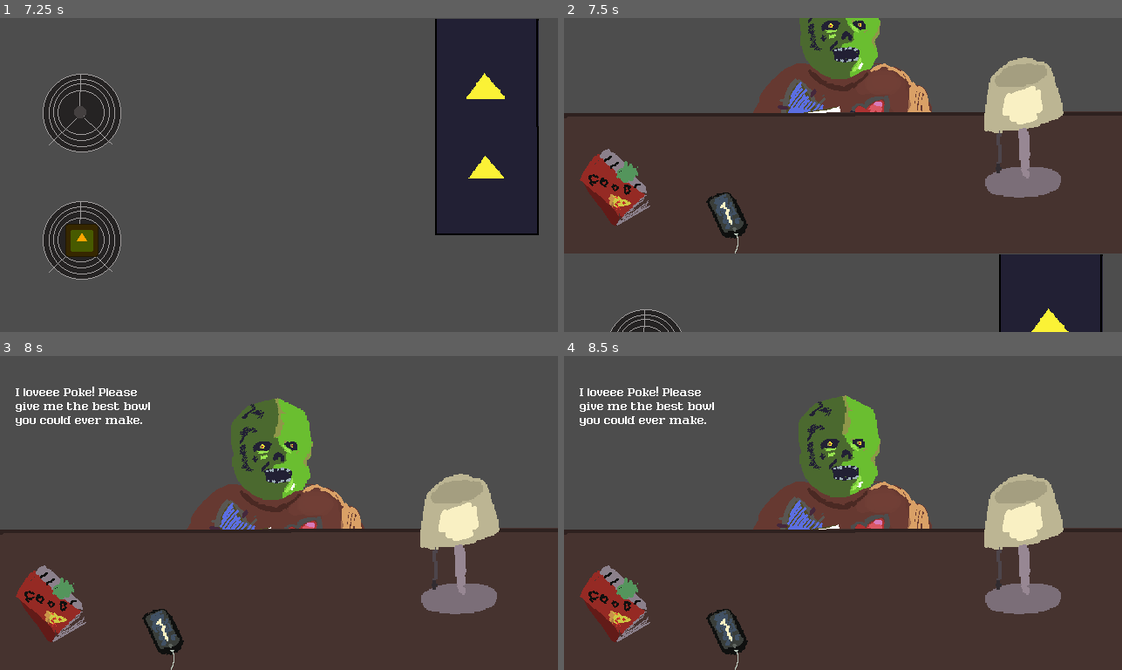
Above: before the commit, frames 1-4 (two rows, left to right).
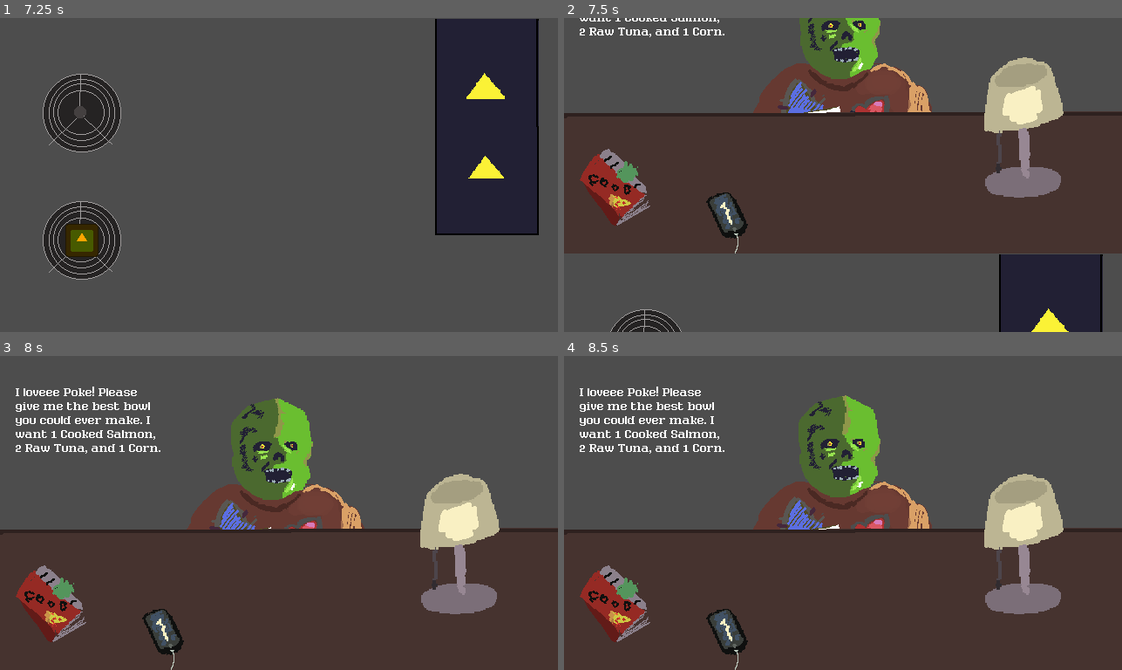
Above: after the commit, the same moments.

Repository: ImJulien/fallhacks
Game: Godot game, scene res://Scenes/menu.tscn
Same seed, same stepped clock (60 frames per second), same inputs: the game is played once before the commit and once after it. The engine's default icon, where the game draws it, is replaced by a stand-in: a white triangle on a blue panel in a dark square.
Inputs (mouse positions are in pixels of both pictures, inside the frame that each line leads up to):
- Up to frame 1 (7.25 s): click "Play" at 0.5 s; move the mouse to (401, 159) at 1.27 s; hold W (Up) 1.28-2 s; click (401, 159) at 1.42 s; drag from (167, 190) to (251, 237) at 2.02 s; move the mouse to (334, 105) at 2.77 s; hold W (Up) 2.78-3.5 s; drag from (251, 237) to (111, 127) at 3.52 s; move the mouse to (446, 222) at 4.27 s; hold S (Down) 4.28-5 s; tap Enter at 5 s; drag from (184, 112) to (83, 240) at 5.02 s; move the mouse to (306, 175) at 5.77 s; hold S (Down) 5.78-6.5 s; click (306, 175) at 5.92 s; tap Space at 6.5 s; drag from (195, 96) to (167, 190) at 6.52 s
- Up to frame 2 (7.5 s): tap Enter at 7.25 s; move the mouse to (965, 159) at 7.27 s; hold W (Up) from 7.28 s (still down)
- Up to frame 3 (8 s): keep holding W (Up)
- Up to frame 4 (8.5 s): release W (Up) at 8 s; tap Space at 8 s; drag from (731, 528) to (815, 575) at 8.02 s

Frame 1 is identical in both runs. In frame 2, 0.4% of the frame differs, in the area x 2-29%, y 0-7%; in frame 3, 0.5%, in the area x 2-29%, y 19-32%; in frame 4, 0.5%.

Commit message:
Update dialogue.gd

Diff:
--- a/Scripts/dialogue.gd
+++ b/Scripts/dialogue.gd
@@ -9,7 +9,7 @@
 #dialogue for each monster and emotion level
 var monster_dialogues = {
 	Enums.Customers.GORT: {
-		Enums.AggressionLevel.PASSIVE: "I loveee Poke! Please give me the best bowl you could ever make.",
+		Enums.AggressionLevel.PASSIVE: "I loveee Poke! Please give me the best bowl you could ever make. I want 1 Cooked Salmon, 2 Raw Tuna, and 1 Corn.",
 		Enums.AggressionLevel.IRRITATED: "Could you focus up please? I'm really hungry for some Poke.",
 		Enums.AggressionLevel.AGITATED: "Seriously? Come on, focus! This isn't that complicated.",
 		Enums.AggressionLevel.AGGRESSIVE: "What is WRONG with you?! Just listen to what I'm saying!",
